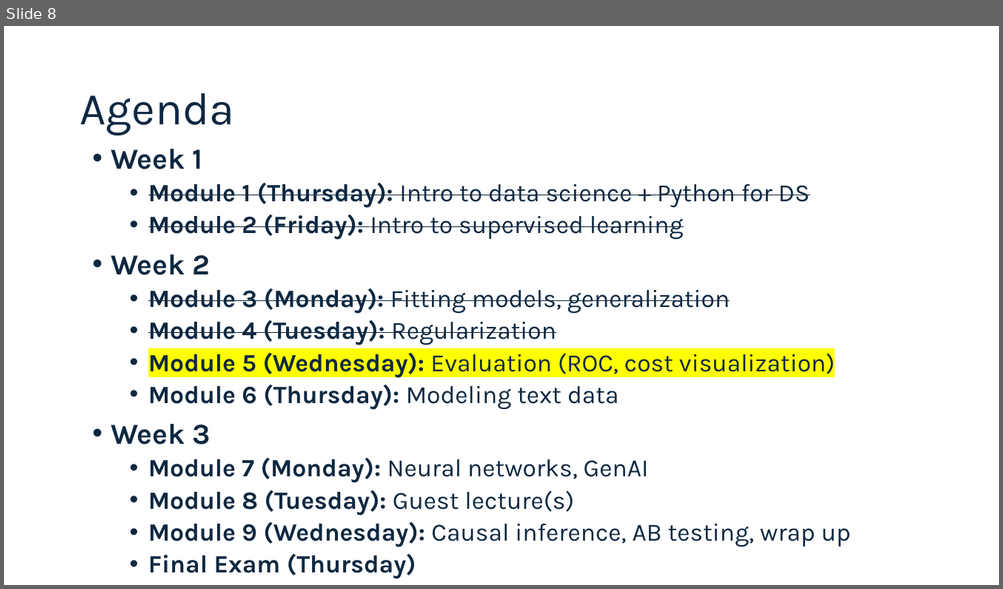
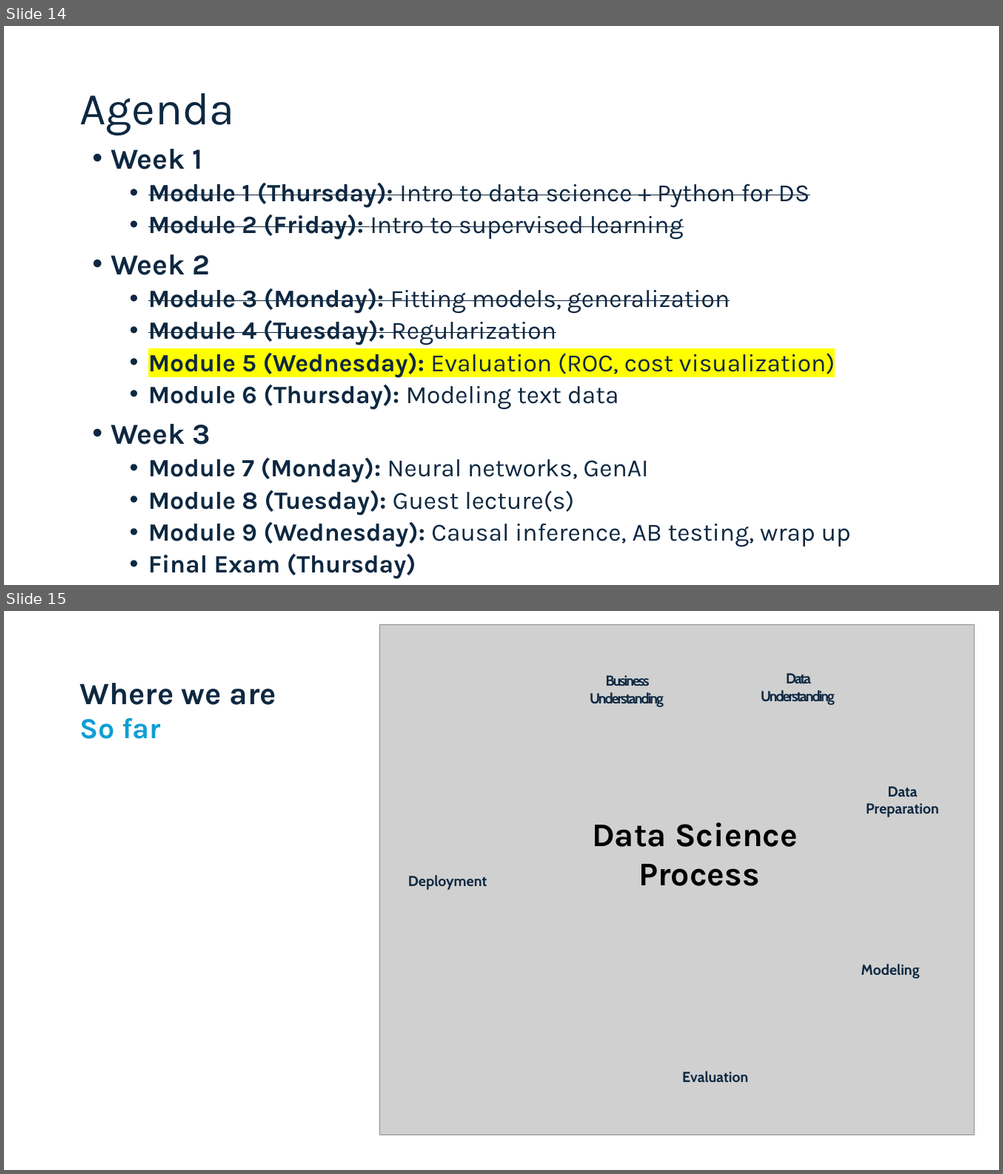
Before and after one commit to connordouglas10/DS-Tech-2025January, a slide deck: Modules/Module5/Slides 5.pptx. Shown one above the other, each under a label of ours: slide 8 before the commit, slides 14 and 15 after it. The pictures are 1003x589 and 1003x1174 pixels, drawn with LibreOffice and Linux fonts; fonts in the diff are those of the drawing; grey boxes stand for pictures. Boxes give left, top, right and bottom in pixels: in the first picture for what was removed or moved away, otherwise in the second. Text is boxed around its words. In the diff, an @@ line names an element or a change of style, - is before the commit and + after.

Commit message:
added data

```diff
--- a/Modules/Module5/Slides 5.pptx
+++ b/Modules/Module5/Slides 5.pptx
@@ slide 15 added at bbox=[4, 611, 999, 1170], background #FFFFFF @@
@@ title added at bbox=[79, 683, 276, 705], 30 pt, text #0E2841, bold @@
+Where we are
@@ text added at bbox=[79, 718, 161, 739], 28 pt, text #0F9ED5, bold @@
+So far
@@ group added at bbox=[379, 624, 974, 1136]: 7 texts, 1 picture @@
+Business Understanding
+Data Understanding
+Data Preparation
+Modeling
+Evaluation
+Deployment
+Data Science
+Process
@@ what was slide 8 is now slide 14 @@
```
Also in this commit, not shown: 2 slides changed, 12 other slides added, 3 slides removed, 2 other files.
